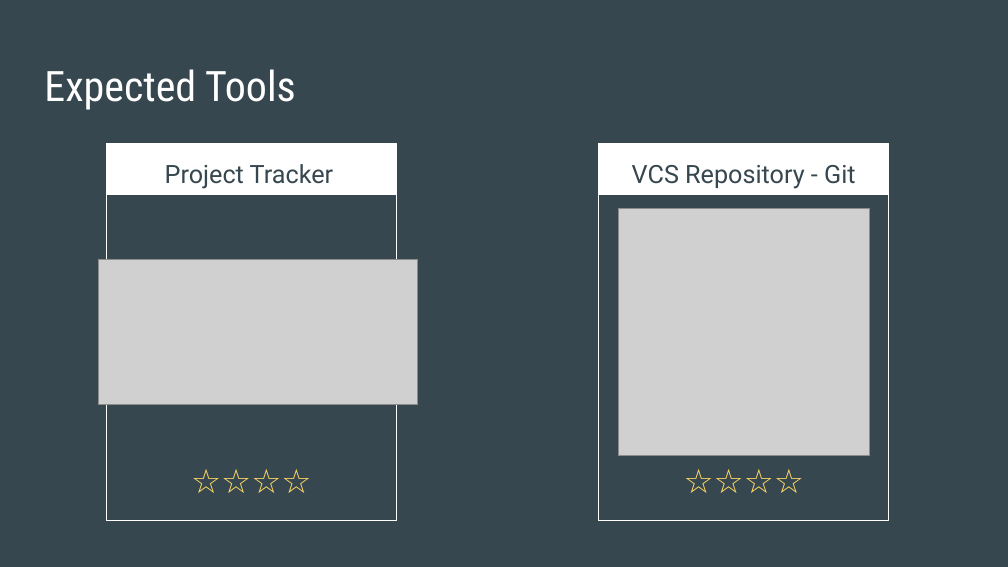
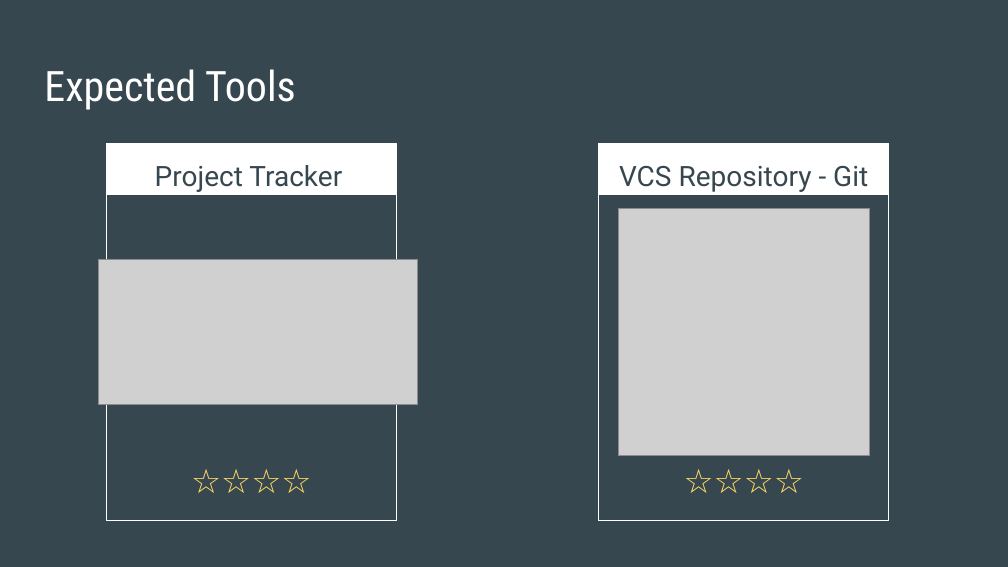
Before and after one commit to jacobpark1080/happyapp, a slide deck: slide 4 of HappyApp_Part_5.ppt. Drawn at 1008x567 pixels with LibreOffice and Linux fonts; fonts in the diff are those of the drawing; grey boxes stand for pictures. Boxes give left, top, right and bottom in pixels: in the first picture for what was removed or moved away, otherwise in the second. Text is boxed around its words. In the diff, an @@ line names an element or a change of style, - is before the commit and + after.

Commit message:
Making sure we have met all the project requirements

```diff
--- a/HappyApp_Part_5.ppt
+++ b/HappyApp_Part_5.ppt
@@ text "Project Tracker" at (155, 165, 342, 192): size 18 to 20 pt @@
@@ text "VCS Repository - Git" at (619, 166, 868, 192): size 18 to 20 pt @@
```
Also in this commit, not shown: 7 other slides changed, 4 other files.
